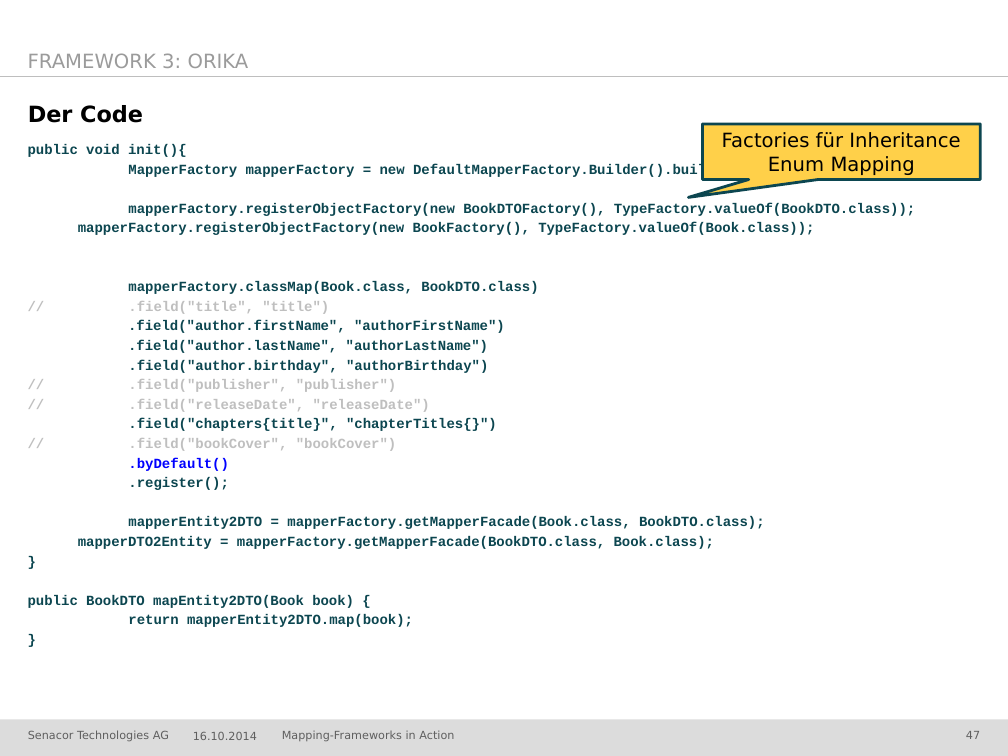
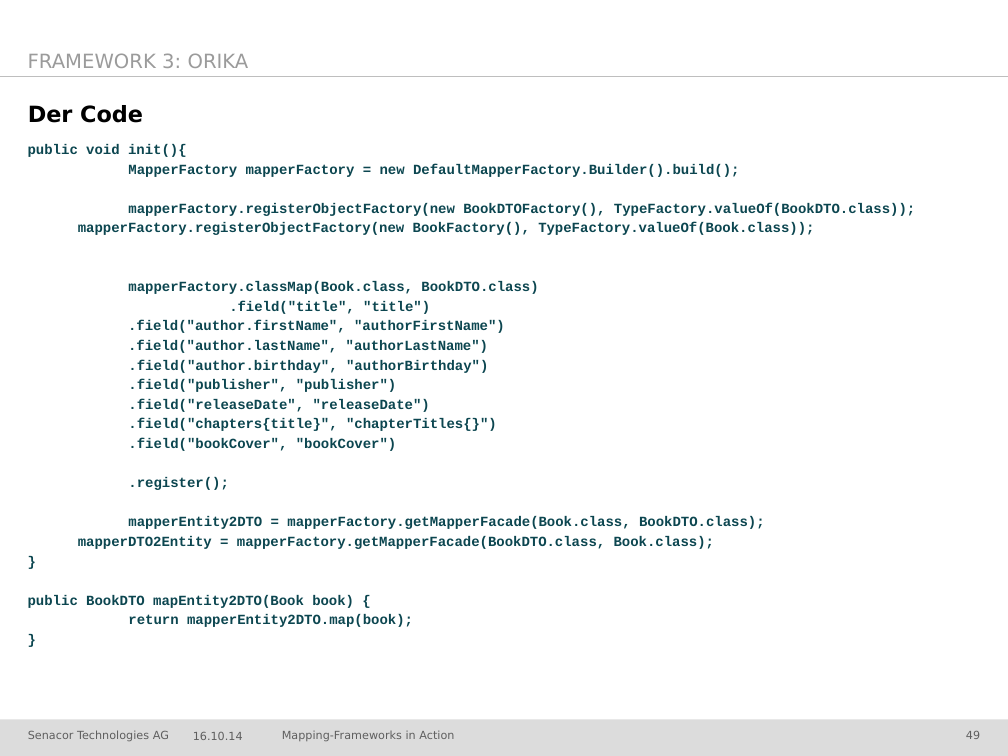
Before and after one commit to jschwalb/Mappings, a slide deck: slide 49 of presentation.pptx (slide 47 before the commit). Drawn at 1008x756 pixels with LibreOffice and Linux fonts; fonts in the diff are those of the drawing; background and template pictures are left out. Boxes give left, top, right and bottom in pixels: in the first picture for what was removed or moved away, otherwise in the second. Text is boxed around its words. In the diff, an @@ line names an element or a change of style, - is before the commit and + after.

```diff
--- a/presentation.pptx
+++ b/presentation.pptx
@@ speech box removed at (x1=703, y1=124, x2=981, y2=179) @@
-Factories für Inheritance Enum Mapping
@@ text at (x1=229, y1=301, x2=430, y2=314): text changed; text colour #BFBFBF to #0C4650 @@
-// .field("title", "title")
+.field("title", "title")
@@ text at (x1=128, y1=379, x2=430, y2=412): text changed; text colour #BFBFBF to #0C4650 @@
-// .field("publisher", "publisher")
-// .field("releaseDate", "releaseDate")
+.field("publisher", "publisher")
+.field("releaseDate", "releaseDate")
@@ text at (x1=128, y1=438, x2=396, y2=451): text changed; text colour #BFBFBF to #0C4650 @@
-// .field("bookCover", "bookCover")
-.byDefault()
+.field("bookCover", "bookCover")
@@ text at (x1=193, y1=732, x2=243, y2=740): text changed @@
-16.10.2014
+16.10.14
@@ page number at (x1=966, y1=731, x2=980, y2=739): text changed @@
-47
+49
```
Also in this commit, not shown: 57 other slides changed, 2 slides added.
